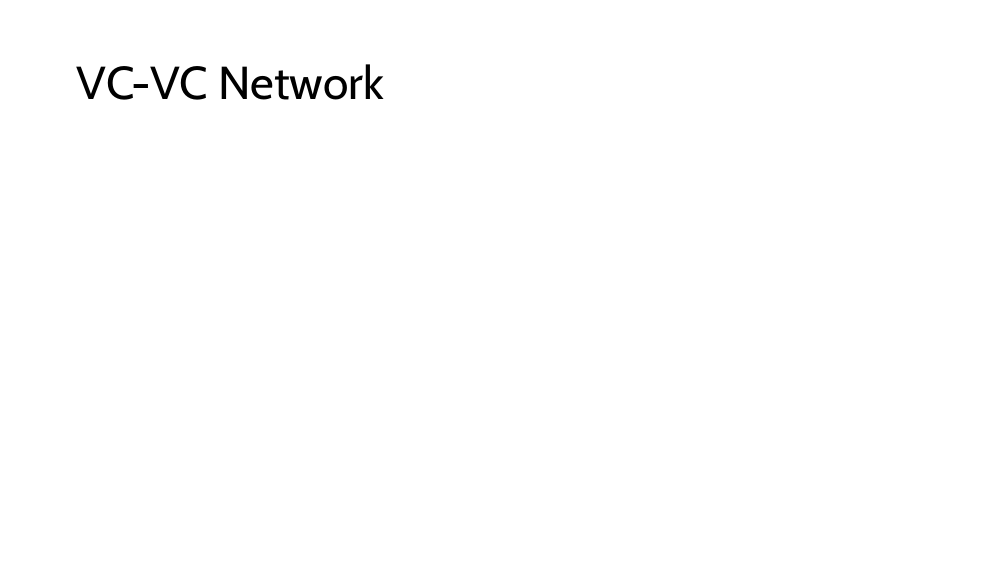
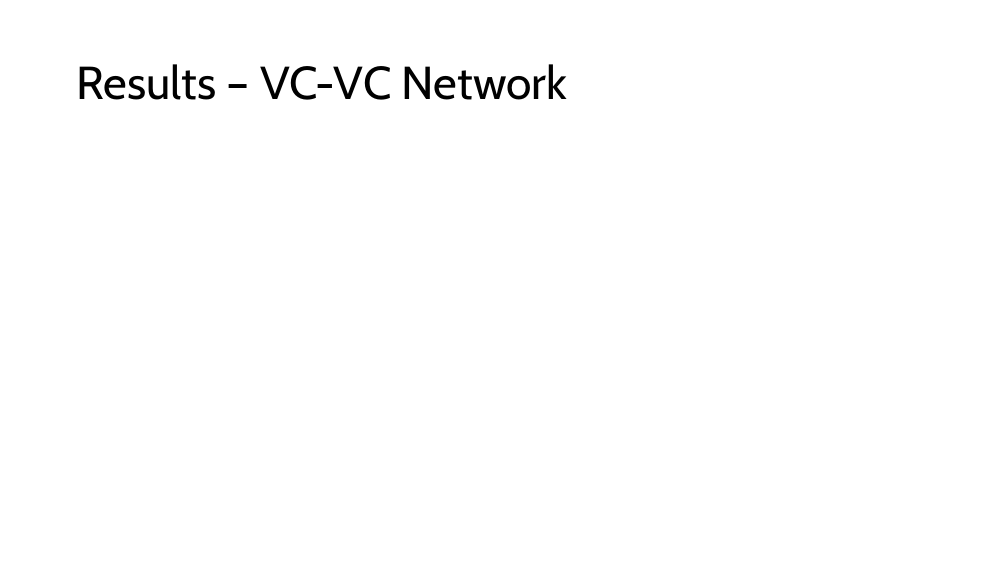
Before and after one commit to joaomelga/innovation-networks-exploration, a slide deck: slide 12 of presentations/0828.pptx (slide 6 before the commit). Drawn at 1008x567 pixels with LibreOffice and Linux fonts; fonts in the diff are those of the drawing. Boxes give left, top, right and bottom in pixels: in the first picture for what was removed or moved away, otherwise in the second. Text is boxed around its words. In the diff, an @@ line names an element or a change of style, - is before the commit and + after.

```diff
--- a/presentations/0828.pptx
+++ b/presentations/0828.pptx
@@ title at (77,64,567,100): text changed @@
-VC-VC Network
+Results – VC-VC Network
```
Also in this commit, not shown: 2 other slides changed, 13 slides added, 7 slides removed, 2 other files.
